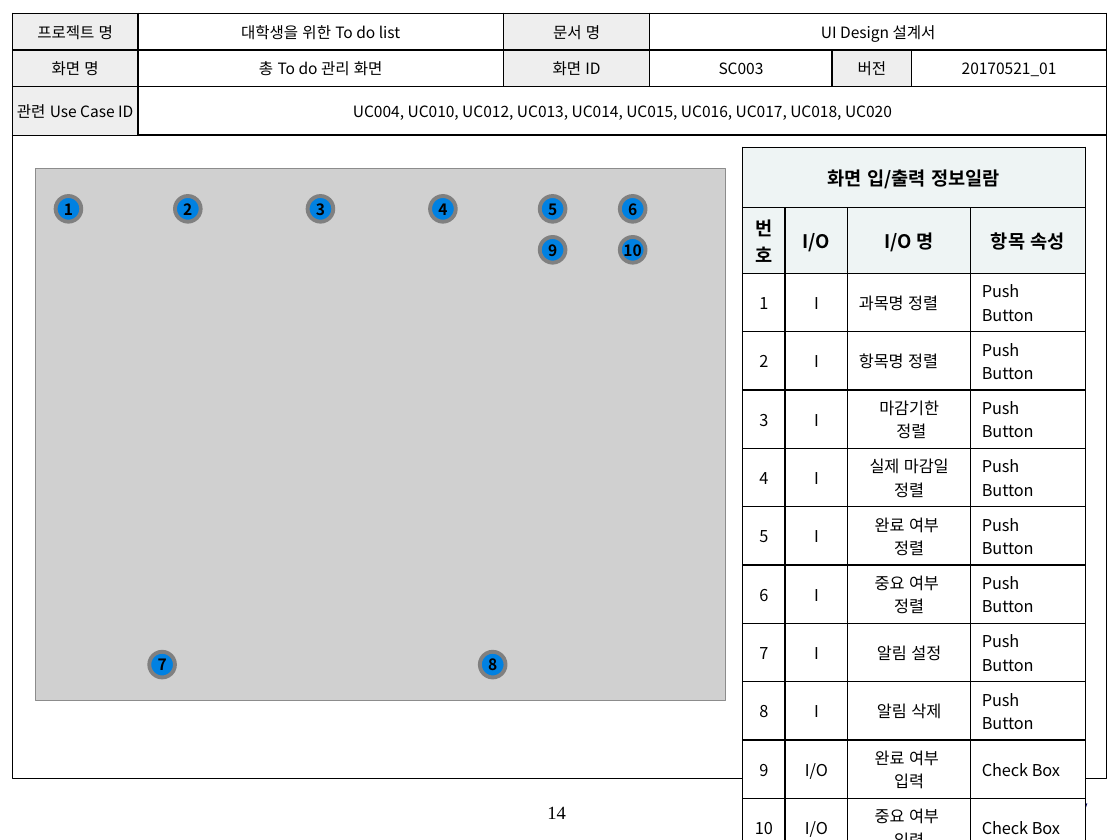
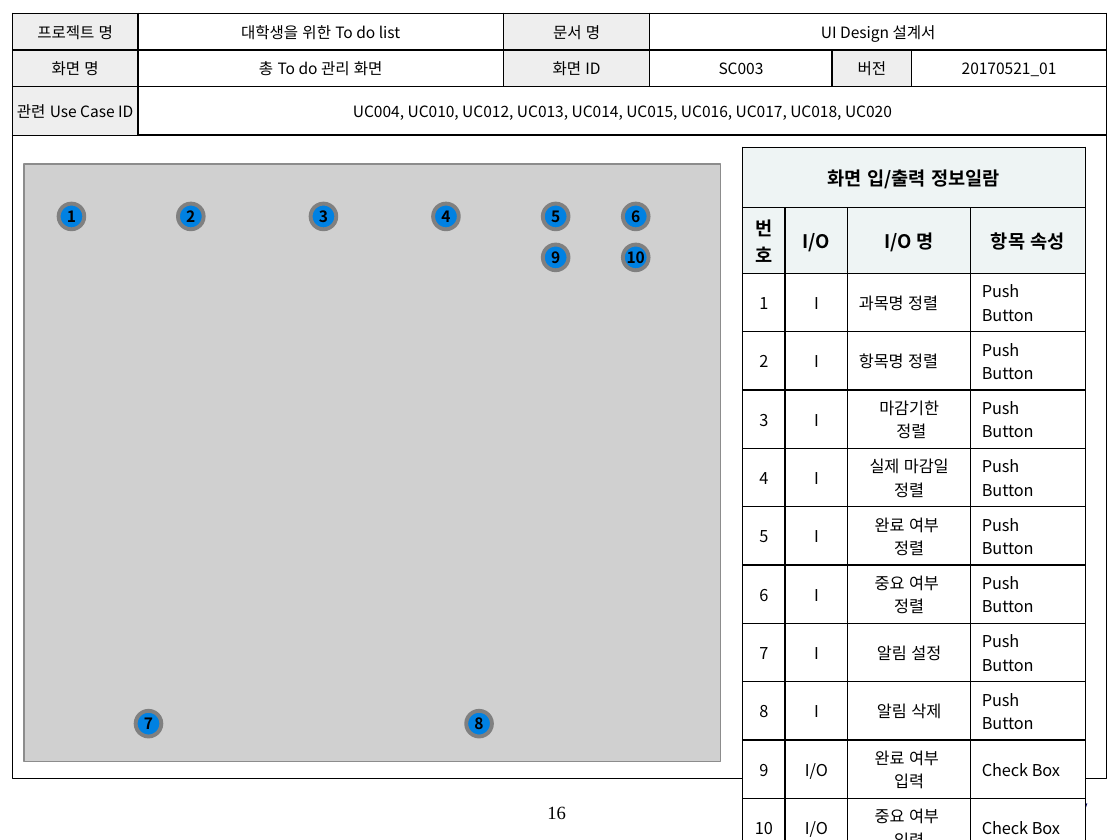
Before and after one commit to SE-admin/SE2017_4_tuna, a slide deck: slide 16 of doc/3_ 설계서/UI Design 설계서.pptx (slide 14 before the commit). Drawn at 1120x840 pixels with LibreOffice and Linux fonts; fonts in the diff are those of the drawing; grey boxes stand for pictures; background and template pictures are left out. Boxes give left, top, right and bottom in pixels: in the first picture for what was removed or moved away, otherwise in the second. Text is boxed around its words. In the diff, an @@ line names an element or a change of style, - is before the commit and + after.

```diff
--- a/doc/3_ 설계서/UI Design 설계서.pptx
+++ b/doc/3_ 설계서/UI Design 설계서.pptx
@@ picture: place and size @@
-picture at bbox=[36, 168, 726, 700]
+picture at bbox=[24, 164, 720, 760]
@@ ellipse "1": place and size @@
-ellipse "1" at bbox=[56, 196, 82, 222]
+ellipse "1" at bbox=[58, 204, 84, 230]
@@ ellipse "3": place and size @@
-ellipse "3" at bbox=[308, 196, 334, 222]
+ellipse "3" at bbox=[310, 204, 336, 230]
@@ 4 ellipses: place and size @@
-4 ellipses at bbox=[175, 196, 645, 222]
+4 ellipses at bbox=[178, 204, 648, 230]
@@ ellipse "9": place and size @@
-ellipse "9" at bbox=[540, 237, 566, 263]
+ellipse "9" at bbox=[543, 244, 569, 270]
@@ ellipse "10": place and size @@
-ellipse "10" at bbox=[619, 237, 645, 263]
+ellipse "10" at bbox=[623, 244, 648, 270]
@@ ellipse "7": place and size @@
-ellipse "7" at bbox=[149, 652, 175, 678]
+ellipse "7" at bbox=[136, 711, 161, 737]
@@ ellipse "8": place and size @@
-ellipse "8" at bbox=[479, 652, 505, 678]
+ellipse "8" at bbox=[466, 711, 492, 737]
@@ page number at bbox=[547, 806, 566, 820]: text changed @@
-14
+16
```
Also in this commit, not shown: 12 other slides changed, 2 slides added.
